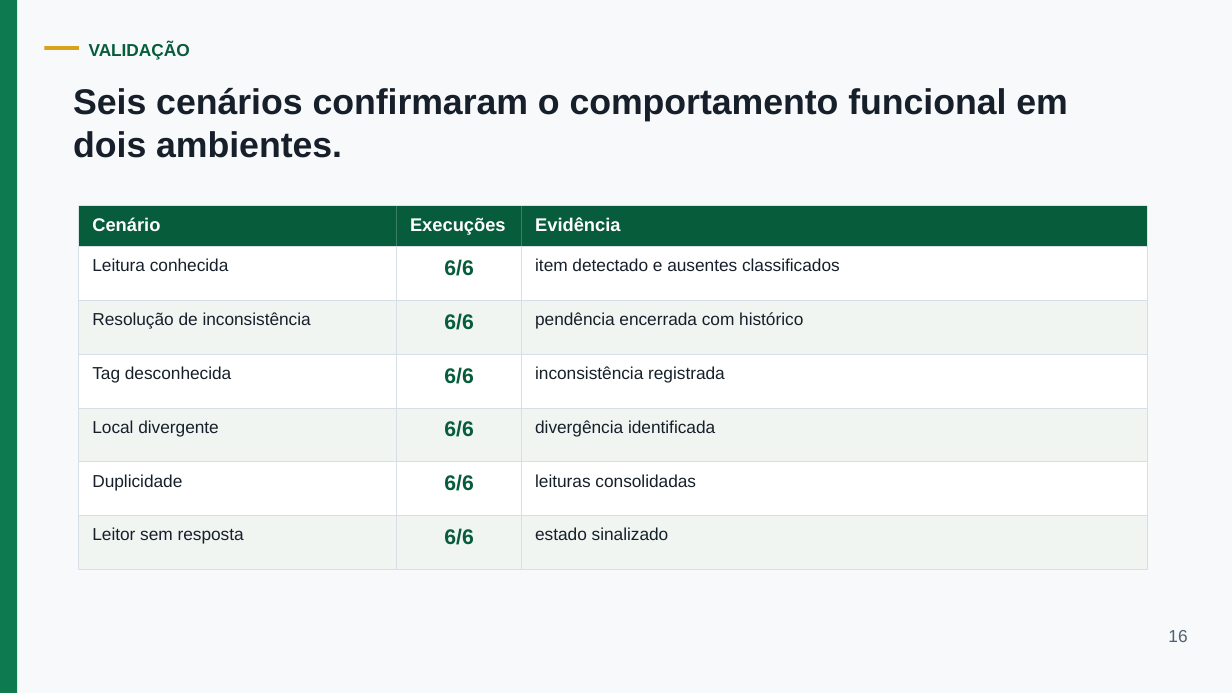
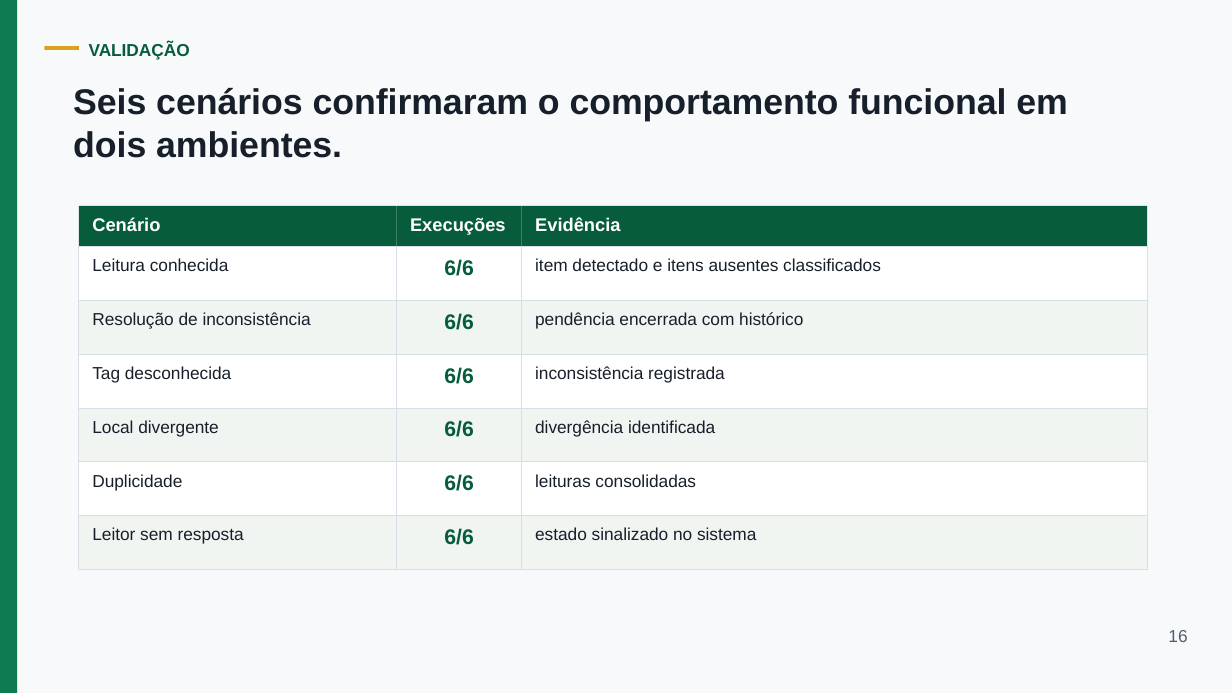
Before and after one commit to EzekLobo/InventoryRFID, a slide deck: slide 16 of docs/tcc/apresentacao-inventoryrfid-15min.pptx. Drawn at 1232x693 pixels with LibreOffice and Linux fonts; fonts in the diff are those of the drawing. Boxes give left, top, right and bottom in pixels: in the first picture for what was removed or moved away, otherwise in the second. Text is boxed around its words. In the diff, an @@ line names an element or a change of style, - is before the commit and + after.

Commit message:
docs(slides): revise defense presentation grammar

```diff
--- a/docs/tcc/apresentacao-inventoryrfid-15min.pptx
+++ b/docs/tcc/apresentacao-inventoryrfid-15min.pptx
@@ text at <box>535,258,881,271</box>: text changed @@
-item detectado e ausentes classificados
+item detectado e itens ausentes classificados
@@ text at <box>535,527,756,540</box>: text changed @@
-estado sinalizado
+estado sinalizado no sistema
```
Also in this commit, not shown: 7 other slides changed, 28 other files.
